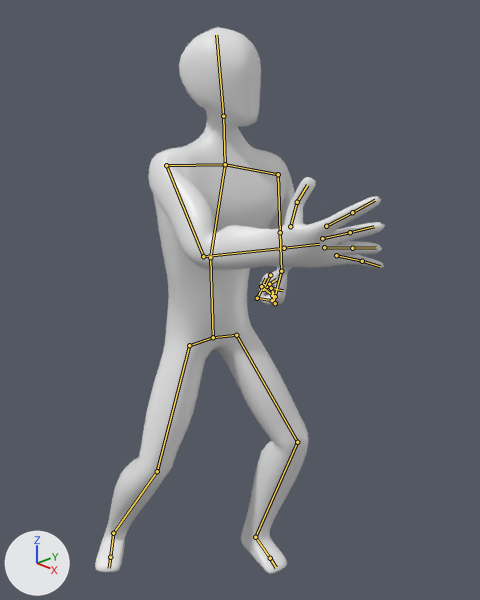
Before and after pictures for a commit that changed the Blender file intermediate_assets/blender/dummy.blend.
The view is the same before and after, from a 50 mm camera at (1.566, -1.302, 1.831) aimed at (0.138, 0.096, 1.026). The lights are fixed; the arrows at lower left show +X, +Y and +Z. Both versions are drawn at frame 19 of the action 'Slap'; the numbers are the values there. The bones that bend it are drawn over the model as lines.
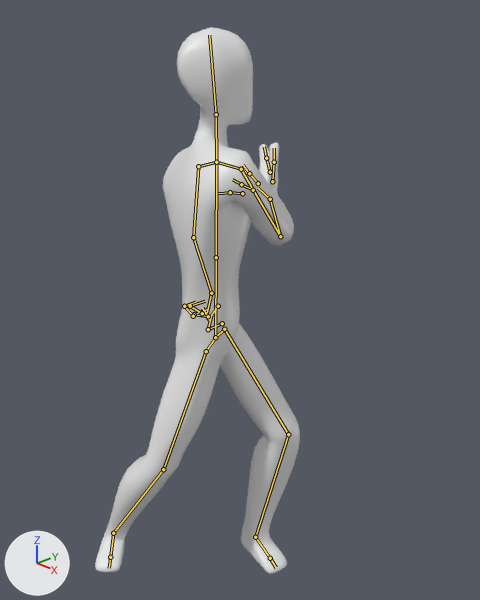
What differs and where, as boxes [x1, y1, x2, y2] in the pictures (480 x 600 px):
'Mesh', posed (29% narrower)
    before: [95, 27, 385, 574]
    after: [95, 27, 300, 574]
bone 'Abdomen', root to tip
    before: (213, 337) to (210, 257)
    after: (215, 337) to (216, 257)
bone 'Chest', root to tip
    before: (210, 257) to (225, 164)
    after: (216, 257) to (216, 162)
bone 'Neck', root to tip
    before: (225, 164) to (223, 116)
    after: (216, 162) to (216, 114)

The edits, one by one:
Bone 'Funny' (bone_funny) turns from (-8, 67, -10) to (14, 116, 8) degrees about its own x, y and z.
Bone 'Abdomen' (bone_abdomen) turns from (4, 1, -2) to (5, 18, -1) degrees about its own x, y and z.
Bone 'Chest' (bone_chest) turns from (8, 7, -10) to (6, 25, -9) degrees about its own x, y and z.
Bone 'Neck' (bone_neck) turns from (-8, -6, 12) to (-23, -63, 31) degrees about its own x, y and z.
Bone 'ElbowIK.L' (bone_elbowik_l) moves from (-1.342, 0.617, -1.04) to (-3.02, -0.738, -0.968).
Bone 'HandIK.L' (bone_handik_l) moves from (-0.821, -0.684, -0.513) to (-0.905, -0.647, -0.214).
Bone 'HandIK.L' (bone_handik_l) turns from (-24, -21, -79) to (-106, 1, -102) degrees about its own x, y and z.
Bone 'ElbowIK.R' (bone_elbowik_r) moves from (0.231, -1.545, -1.466) to (1.625, -0.336, -1.001).
Bone 'HandIK.R' (bone_handik_r) moves from (1.181, -0.25, 0.165) to (0.764, -0.239, -0.285).
Bone 'HandIK.R' (bone_handik_r) turns from (64, -32, -174) to (-120, -25, -16) degrees about its own x, y and z.
